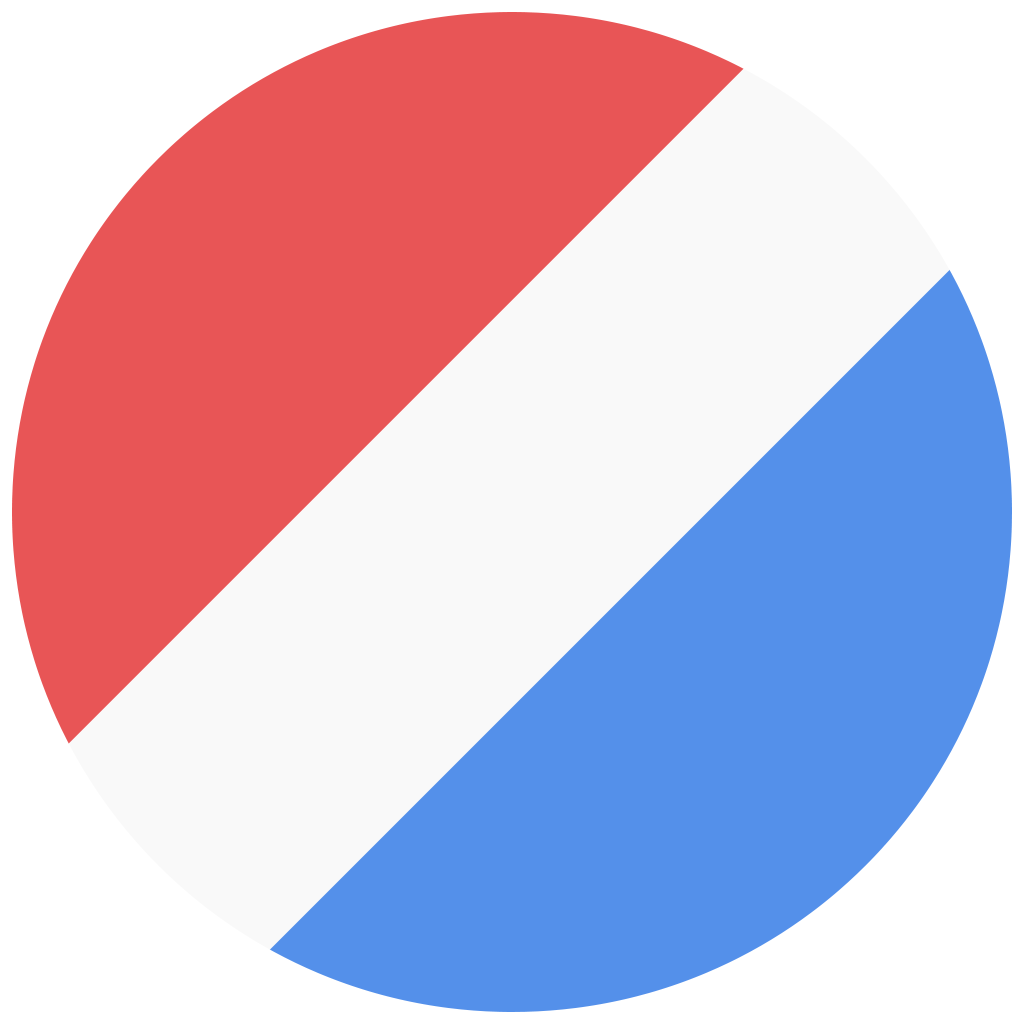
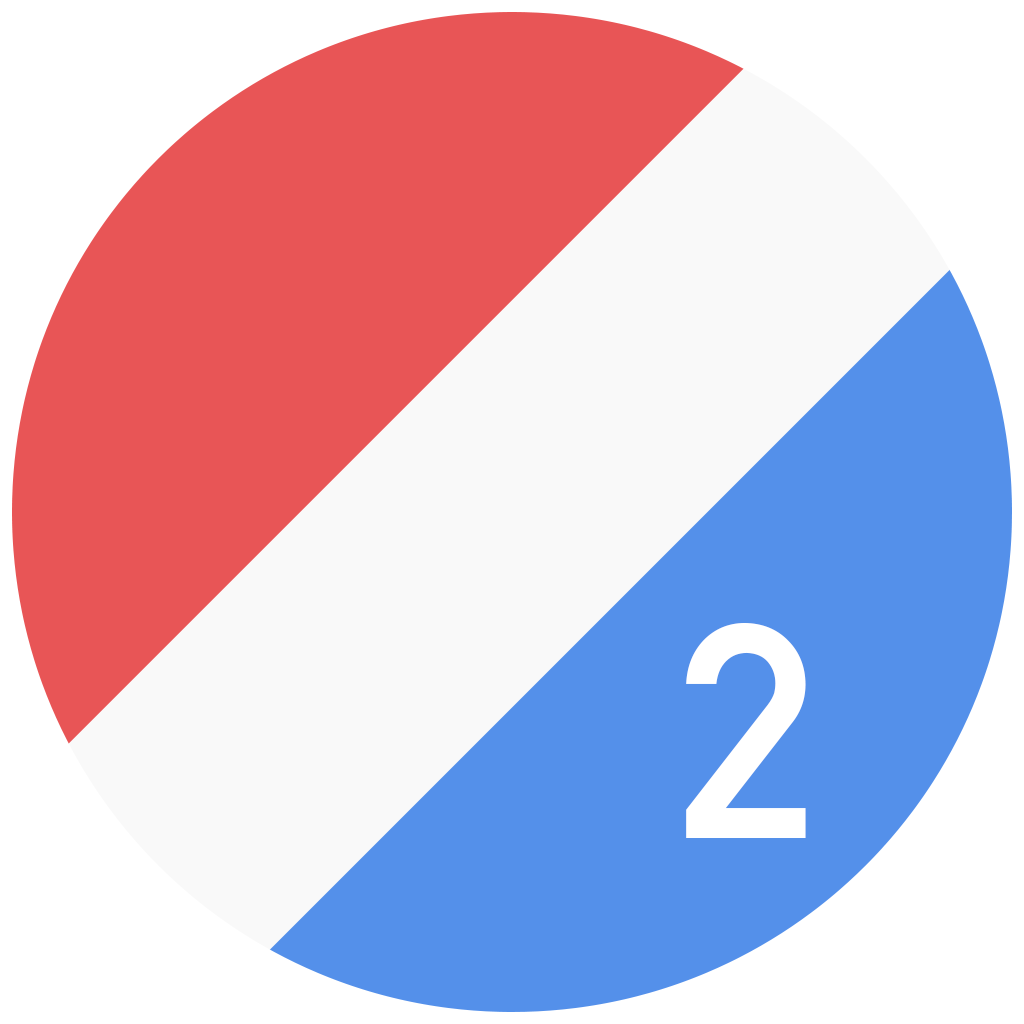
Layered file, before and after one edit (1024x1024). Changes by layer:
added layer "2" in group "Main" over [686, 623, 806, 838]
